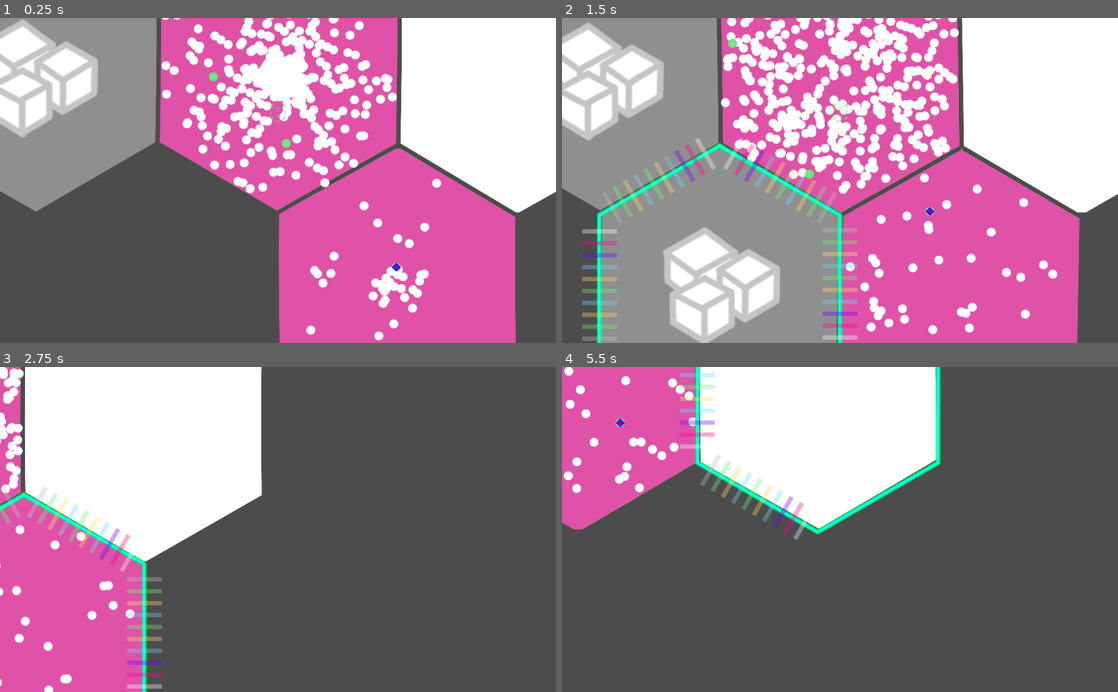
Above: before the commit, frames 1-4 (two rows, left to right).
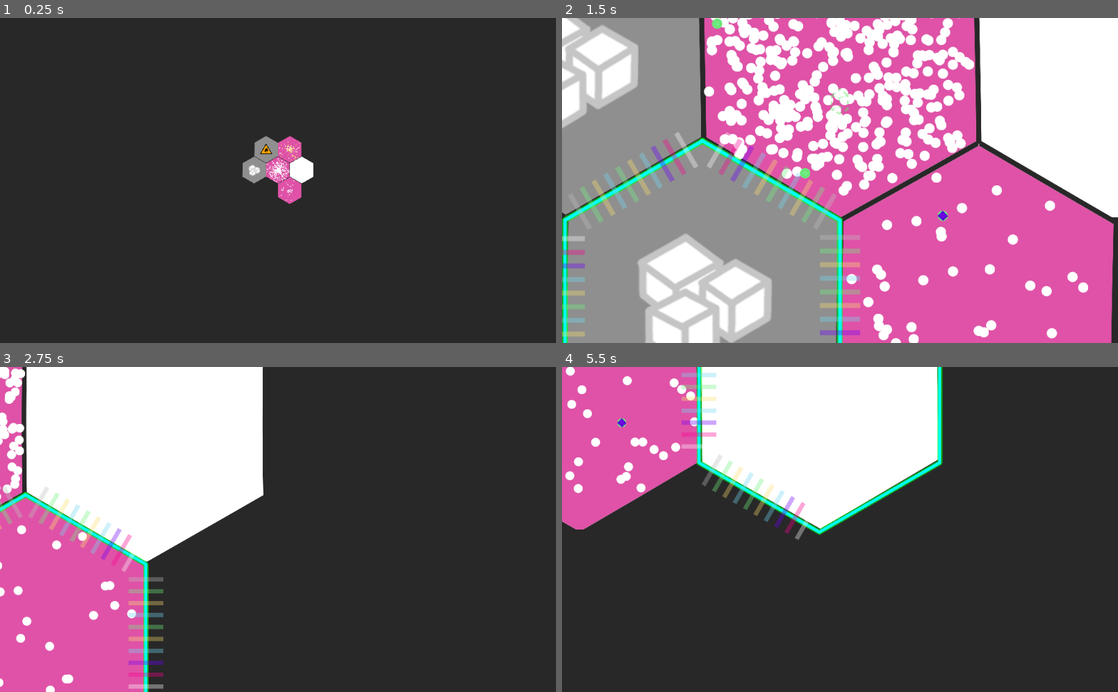
Above: after the commit, the same moments.

Repository: tobyp/hackathon2020
Game: Godot game, scene res://main.tscn
Same seed, same stepped clock (60 frames per second), same inputs: the game is played once before the commit and once after it.
Inputs (mouse positions are in pixels of both pictures, inside the frame that each line leads up to):
- Up to frame 1 (0.25 s): no input
- Up to frame 2 (1.5 s): tap Enter at 0.5 s; drag from (840, 76) to (895, 109) at 0.52 s; drag from (717, 284) to (812, 245) at 1.27 s
- Up to frame 3 (2.75 s): move the mouse to (400, 633) at 2.02 s; hold D from 2.03 s (still down); click (400, 633) at 2.17 s
- Up to frame 4 (5.5 s): release D at 2.75 s; drag from (706, 425) to (673, 480) at 2.77 s; drag from (817, 633) to (867, 529) at 3.52 s; drag from (940, 425) to (756, 448) at 4.27 s; move the mouse to (867, 529) at 5.02 s; hold S from 5.03 s (still down); click (867, 529) at 5.17 s

The runs differ from the first frame. In frame 1, 99% of the frame differs, in the area x 0-100%, y 0-100%; in frame 2, 39%; in frame 3, 65%; in frame 4, 74%.

Commit message:
Add game start animation (camera zoom in)

Diff:
--- a/main.gd
+++ b/main.gd
@@ -22,6 +22,8 @@
 		var the_angle = (start_pos.direction_to(end_pos)).angle()
 		# print("the middle of "+str(start_pos)+" and "+str(end_pos)+" is "+str(middle)+ ", angl "+str(the_angle))
 		$HexGrid.create_tunnels(middle, the_angle, start_cell, end_cell)
+
+	$AnimationPlayer.play("CameraZoomIn")
 
 func debug_populate():
 	var cell1 = $HexGrid.create_cell(0, 0)  # 1-indexed becase that matches the names in _to_string
--- a/main.tscn
+++ b/main.tscn
@@ -1,9 +1,33 @@
-[gd_scene load_steps=5 format=2]
+[gd_scene load_steps=6 format=2]
 
 [ext_resource path="res://camera.gd" type="Script" id=1]
 [ext_resource path="res://main.gd" type="Script" id=2]
 [ext_resource path="res://sounds/AudioStreamPlayer.gd" type="Script" id=3]
 [ext_resource path="res://grid/hex_grid.tscn" type="PackedScene" id=4]
+
+[sub_resource type="Animation" id=1]
+resource_name = "CameraZoomIn"
+length = 2.5
+tracks/0/type = "bezier"
+tracks/0/path = NodePath("AnimationPlayer/Camera2D:zoom:x")
+tracks/0/interp = 1
+tracks/0/loop_wrap = true
+tracks/0/imported = false
+tracks/0/enabled = true
+tracks/0/keys = {
+"points": PoolRealArray( 20, 0, 0, 0.0853174, 0.348061, 20.5, -0.1, 0, 0.5, 0, 1.75, -1.1, 0, 0.4, 0, 2, -0.75, 0, 0.75, 0 ),
+"times": PoolRealArray( 0, 0.153092, 1.49975, 2.49649 )
+}
+tracks/1/type = "bezier"
+tracks/1/path = NodePath("AnimationPlayer/Camera2D:zoom:y")
+tracks/1/interp = 1
+tracks/1/loop_wrap = true
+tracks/1/imported = false
+tracks/1/enabled = true
+tracks/1/keys = {
+"points": PoolRealArray( 20, 0, 0, 0.085, 0.348, 20.5, -0.1, 0, 0.5, 0, 1.75, -1.1, 0, 0.4, 0, 2, -0.75, 0, 0.75, 0 ),
+"times": PoolRealArray( 0, 0.15477, 1.5041, 2.50084 )
+}
 
 [node name="Node2D" type="Node2D"]
 script = ExtResource( 2 )
@@ -11,15 +35,6 @@
 [node name="AudioStreamPlayer" type="AudioStreamPlayer" parent="."]
 volume_db = -30.0
 script = ExtResource( 3 )
-
-[node name="Camera2D" type="Camera2D" parent="."]
-current = true
-zoom = Vector2( 2, 2 )
-limit_left = -100000
-limit_top = -100000
-limit_right = 100000
-limit_bottom = 100000
-script = ExtResource( 1 )
 
 [node name="HexGrid" parent="." instance=ExtResource( 4 )]
 
@@ -32,3 +47,15 @@
 visible = false
 points = PoolVector2Array( 0, 0, 512, 600, 0, 1200 )
 default_color = Color( 0, 1, 0, 1 )
+
+[node name="AnimationPlayer" type="AnimationPlayer" parent="."]
+anims/CameraZoomIn = SubResource( 1 )
+
+[node name="Camera2D" type="Camera2D" parent="AnimationPlayer"]
+current = true
+zoom = Vector2( 1.99022, 2 )
+limit_left = -100000
+limit_top = -100000
+limit_right = 100000
+limit_bottom = 100000
+script = ExtResource( 1 )
--- a/project.godot
+++ b/project.godot
@@ -60,4 +60,5 @@
 
 [rendering]
 
+environment/default_clear_color=Color( 0.16, 0.16, 0.16, 1 )
 environment/default_environment="res://default_env.tres"
